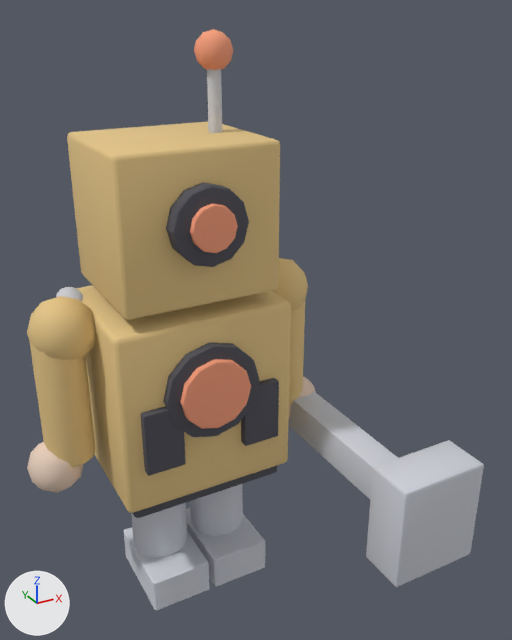
An edit to the glTF model adalides/assets/models/robot.glb, drawn before and after from the same camera.
Before and after are seen from a 50 mm lens placed at (-0.77, -1.898, 1.827), pointed at (0.147, -0.231, 0.994). Arrows for +X, +Y and +Z are at lower left; the lights stay in place. The picture after the commit comes second. Vertices at exactly the same position are counted once.

The scene before the commit, as lines of its bpy script (objects in view):
```python
mat_ch_accent = principled_material('CH_accent')
mat_ch_accent.base_color = (0.95, 0.35, 0.2)  # orange #f9a07c
mat_ch_accent.roughness = 0.8
mat_ch_brass = principled_material('CH_brass')
mat_ch_brass.base_color = (0.78, 0.56, 0.24)  # beige #e5c586
mat_ch_brass.roughness = 0.8
mat_ch_dark = principled_material('CH_dark')
mat_ch_dark.base_color = (0.08, 0.08, 0.1)  # dark grey #505059
mat_ch_dark.roughness = 0.8
mat_ch_skin = principled_material('CH_skin')
mat_ch_skin.base_color = (0.8, 0.62, 0.5)  # beige #e7cebc
mat_ch_skin.roughness = 0.8
me_cylinder_128 = bpy.data.meshes.new('Cylinder.128')
me_cylinder_128.from_pydata(...)  # 1507 vertices, 2912 faces; spans x -0.51..0.57, y -0.77..0.31, z 0.0..1.78
# faces by material slot: [992, 796, 604, 160, 360]
me_cylinder_128.materials.append(mat_ch_steel)  # light grey #ced1da
me_cylinder_128.materials.append(mat_ch_brass)  # beige #e5c586
me_cylinder_128.materials.append(mat_ch_dark)  # dark grey #505059
me_cylinder_128.materials.append(mat_ch_skin)  # beige #e7cebc
me_cylinder_128.materials.append(mat_ch_accent)  # orange #f9a07c
ob_robot = bpy.data.objects.new('robot', me_cylinder_128)
ob_robot.location = (0.0, 0.0, 0.0)
```
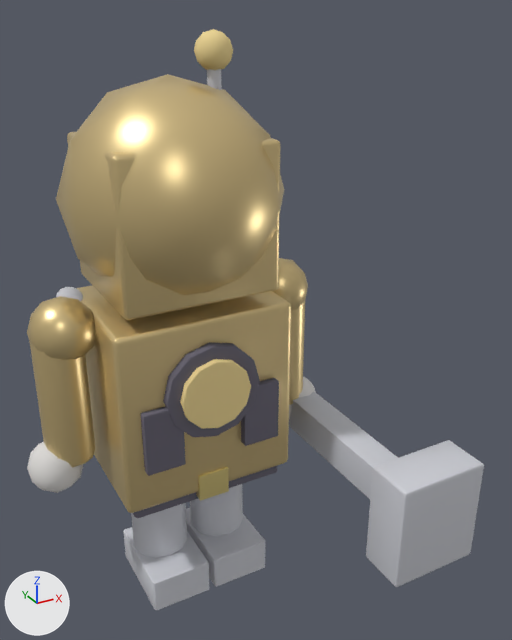
Changed parts and their boxes [x1, y1, x2, y2] in the pictures (512 x 640 px):
```json
{"object": "robot", "change": "recoloured, surface changed, reshaped", "before": [27, 29, 484, 610], "after": [27, 29, 484, 610], "on screen": "orange to beige"}
{"part": 1, "of": "me_cylinder_128", "change": "added", "after": [56, 74, 284, 295], "on screen": "beige"}
{"part": 2, "of": "me_cylinder_128", "change": "added", "after": [196, 467, 229, 501], "on screen": "yellow"}
{"part": 3, "of": "me_cylinder_128", "change": "built on", "before": [67, 132, 291, 513], "after": [56, 132, 484, 587]}
```

The change, as JSON lines over the scene's bpy script:
```json
{"op": "set", "path": "mat_ch_brass.base_color", "old": "(0.78, 0.56, 0.24)", "new": "(0.8, 0.62, 0.3)", "note": "beige #e5c586 -> beige #e7ce95"}
{"op": "set", "path": "mat_ch_brass.roughness", "old": "0.8", "new": "0.35"}
{"op": "set", "path": "mat_ch_brass.metallic", "old": "0.0", "new": "0.7"}
{"op": "set", "path": "mat_ch_dark.base_color", "old": "(0.08, 0.08, 0.1)", "new": "(0.14, 0.13, 0.17)", "note": "dark grey #505059 -> grey #696573"}
{"op": "set", "path": "mat_ch_skin.base_color", "old": "(0.8, 0.62, 0.5)", "new": "(0.74, 0.72, 0.7)", "note": "beige #e7cebc -> light grey #dfddda"}
{"op": "set", "path": "mat_ch_accent.base_color", "old": "(0.95, 0.35, 0.2)", "new": "(0.86, 0.68, 0.3)", "note": "orange #f9a07c -> yellow #efd795"}
{"op": "add", "block": "mat_ch_gold", "code": ["mat_ch_gold = principled_material('CH_gold')", "mat_ch_gold.base_color = (0.92, 0.76, 0.3)  # yellow #f6e295", "mat_ch_gold.metallic = 0.7", "mat_ch_gold.roughness = 0.35"]}
{"block": "me_cylinder_128", "where": "# used by ob_robot; location = (0.0, 0.0, 0.0)"}
{"op": "remove", "block": "me_cylinder_128", "code": "me_cylinder_128.from_pydata(...)  # 1507 vertices, 2912 faces; spans x -0.51..0.57, y -0.77..0.31, z 0.0..1.78"}
{"op": "add", "block": "me_cylinder_128", "code": "me_cylinder_128.from_pydata(...)  # 2364 vertices, 4616 faces; spans x -0.51..0.57, y -0.77..0.33, z 0.0..1.78"}
{"block": "me_cylinder_128", "change": "me_cylinder_128 part 1: a new loose piece, an icosphere of 80 faces spanning x -0.31..0.31, y -0.33..0.33, z 1.0..1.66, in mat_ch_brass (beige #e7ce95)"}
{"block": "me_cylinder_128", "change": "me_cylinder_128 part 2: a new loose piece of 96 vertices spanning x -0.05..0.05, y -0.23..-0.2, z 0.41..0.5, in mat_ch_gold (yellow #f6e295)"}
{"block": "me_cylinder_128", "change": "me_cylinder_128 part 3: 11 vertices moved within x -0.25..0.25, y -0.19..0.19, z 0.4..0.52; 49 vertices removed from x -0.28..0.28, y -0.22..0.22, z 0.45..1.5; 568 vertices added at x -0.45..0.57, y -0.77..0.31, z 0.36..1.7"}
{"block": "me_cylinder_128", "change": "other edits to the shape of me_cylinder_128 do not show in these pictures"}
{"op": "add", "block": "me_cylinder_128", "code": "me_cylinder_128.materials.append(mat_ch_gold)  # yellow #f6e295"}
```
